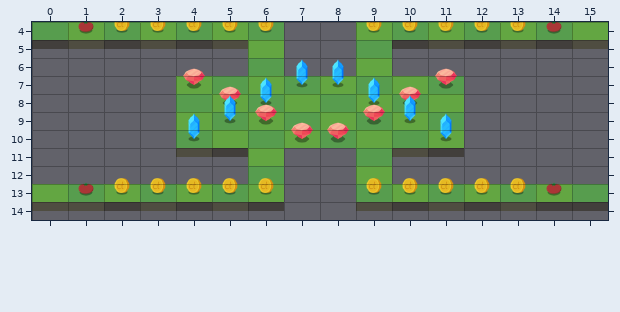
Tiled map (JSON) -- maps/stage2.json. The picture above was drawn from the file before the commit.
Cells are 64x32 px. Shown: x 0..15, y 4..14.
New version:
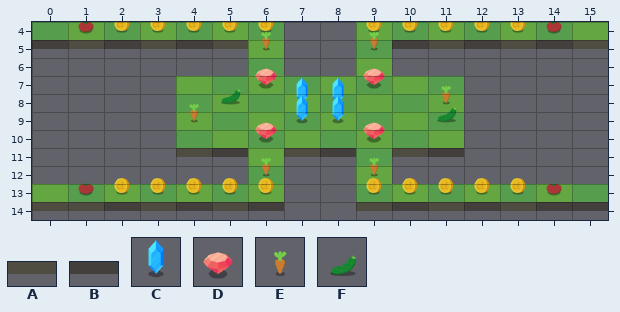
Key: from "ground": A 2, B 3; from "objects": C 30, D 31, E 35, F 37.
_ is an empty cell, . an unchanged one.
Change:
--- layer "items"
@@ x 6..9 @@
- 5 _.._
+ 5 E..E
@@ x 4..11 @@
- 7 D._CC_.D
- 8 .DC__CD_
- 9 _CD__DC_
-10 C._DD_.C
-11 ...__...
-12 .._.._..
+ 7 _.D__D._
+ 8 .F_CC__E
+ 9 E__CC__F
+10 _.D__D._
+11 ...AB...
+12 ..E..E..
Changed places in both pictures, as pixel boxes (x1, y1, x2, y2):
changed: (183, 31, 457, 177)
